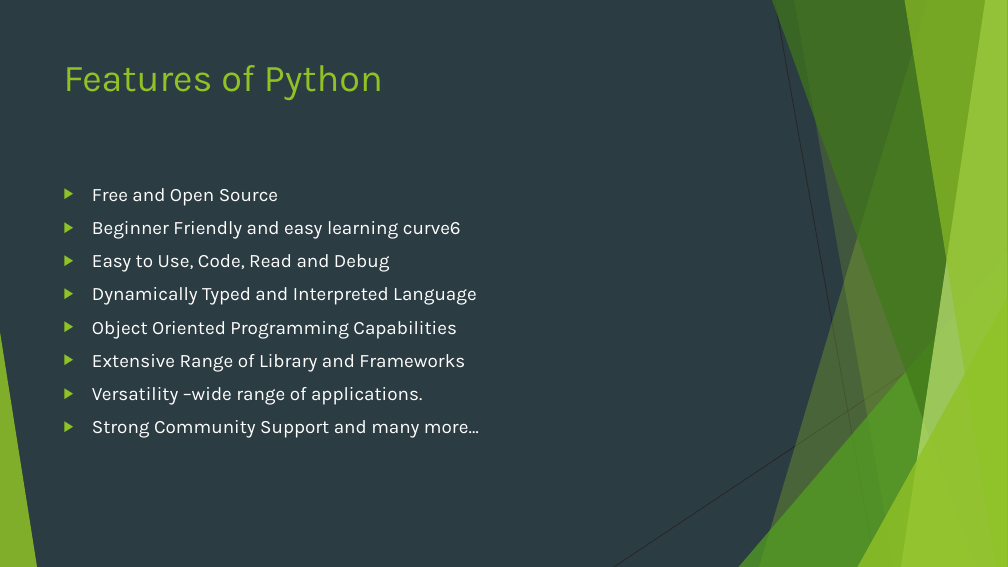
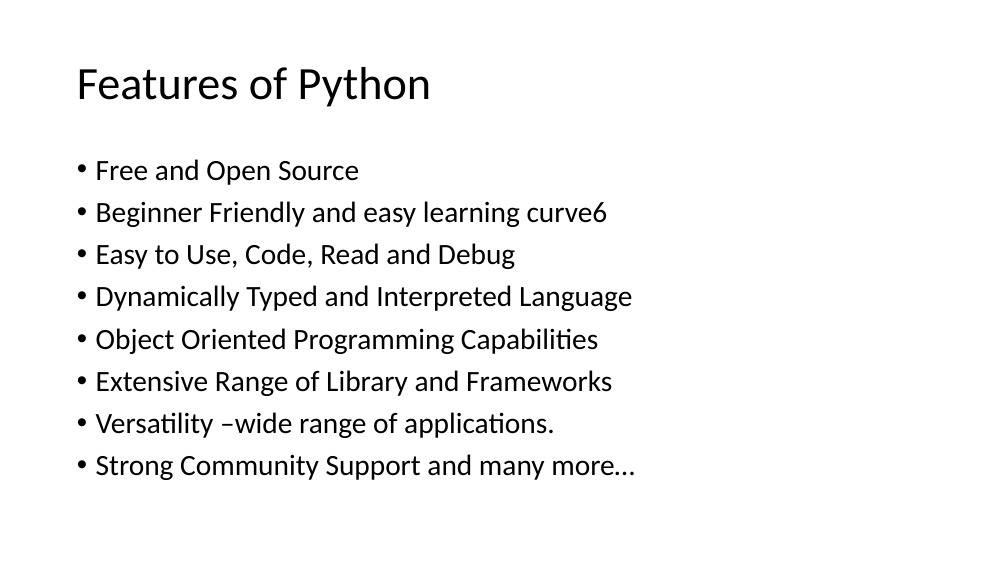
Before and after one commit to sumanpaudel1997/Python-For-Data-Science, a slide deck: slide 4 of ch_00_setup/1. Introduction to Python Programming.pptx. Drawn at 1008x567 pixels with LibreOffice and Linux fonts; fonts in the diff are those of the drawing. Boxes give left, top, right and bottom in pixels: in the first picture for what was removed or moved away, otherwise in the second. Text is boxed around its words. In the diff, an @@ line names an element or a change of style, - is before the commit and + after.

```diff
--- a/ch_00_setup/1. Introduction to Python Programming.pptx
+++ b/ch_00_setup/1. Introduction to Python Programming.pptx
@@ background #2C3C43 to #FFFFFF @@
@@ title "Features of Python": place and size @@
-title "Features of Python" at (64,65,383,100)
+title "Features of Python" at (77,67,431,107)
@@ title "Features of Python" at (77,67,431,107): size 36 to 44 pt, font Karla to Calibri, text colour #90C226 to #000000; line spacing 1 to 0.9; vertical alignment top to middle @@
@@ text "Free and Open Source": place and size @@
-text "Free and Open Source" at (92,188,479,438)
+text "Free and Open Source" at (96,159,635,480)
@@ text "Free and Open Source" at (96,159,635,480): size 18 to 28 pt, font Karla to Calibri, text colour #FFFFFF to #000000; bullet ▶ to •; line spacing 1 to 0.9 @@
@@ group removed at (0,0,1008,567): 5 freeform shapes, 3 triangles, 2 lines @@
```
Also in this commit, not shown: 3 other slides changed, 2 slides added, 3 slides removed, 17 other files.
